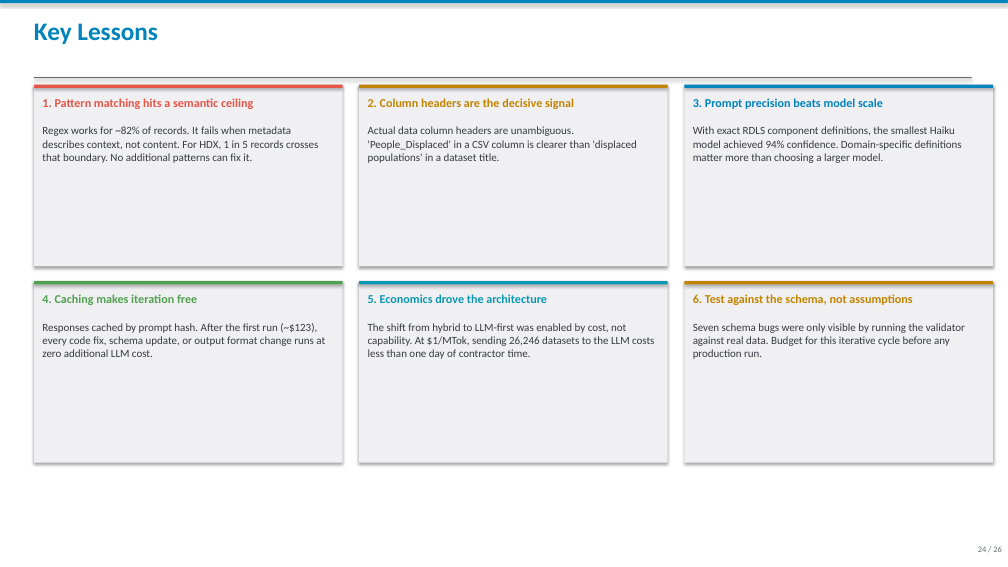
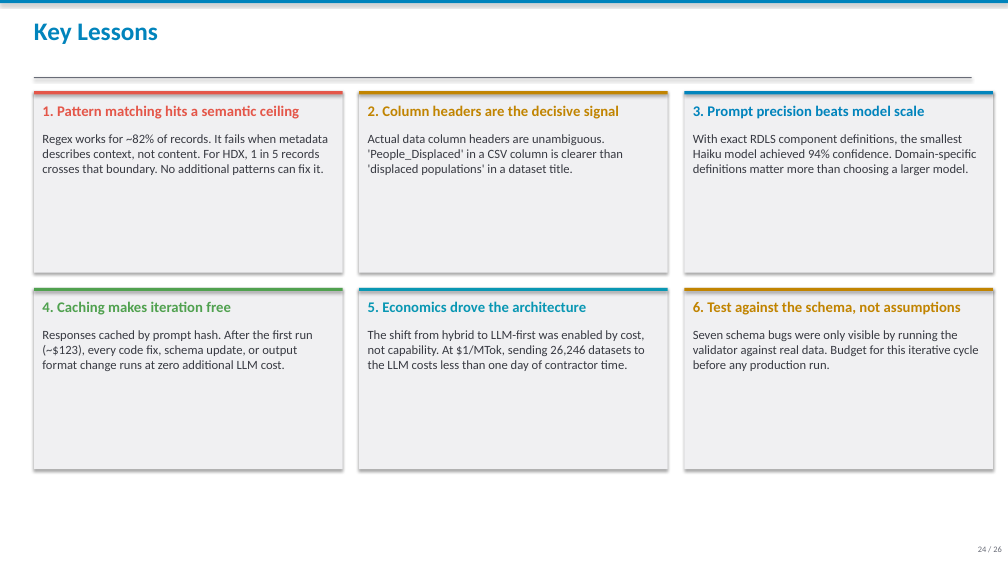
Before and after one commit to bennyistanto/to-rdls, a slide deck: slide 24 of docs/hdx2rdls_journey_20260512.pptx. Drawn at 1008x567 pixels with LibreOffice and Linux fonts; fonts in the diff are those of the drawing. Boxes give left, top, right and bottom in pixels: in the first picture for what was removed or moved away, otherwise in the second. Text is boxed around its words. In the diff, an @@ line names an element or a change of style, - is before the commit and + after.

```diff
--- a/docs/hdx2rdls_journey_20260512.pptx
+++ b/docs/hdx2rdls_journey_20260512.pptx
@@ text "1. Pattern matching hits a ...": place and size @@
-text "1. Pattern matching hits a ..." at bbox=[42, 98, 253, 109]
+text "1. Pattern matching hits a ..." at bbox=[42, 105, 299, 119]
@@ text "2. Column headers are the ...": place and size @@
-text "2. Column headers are the ..." at bbox=[368, 98, 574, 109]
+text "2. Column headers are the ..." at bbox=[368, 105, 619, 119]
@@ text "3. Prompt precision beats model ...": place and size @@
-text "3. Prompt precision beats model ..." at bbox=[693, 98, 883, 109]
+text "3. Prompt precision beats model ..." at bbox=[693, 105, 924, 119]
@@ text "Regex works for ~82% of ...": place and size @@
-text "Regex works for ~82% of ..." at bbox=[42, 126, 318, 163]
+text "Regex works for ~82% of ..." at bbox=[42, 134, 328, 175]
@@ text "Actual data column headers are ...": place and size @@
-text "Actual data column headers are ..." at bbox=[368, 126, 637, 163]
+text "Actual data column headers are ..." at bbox=[368, 134, 623, 175]
@@ text "With exact RDLS component definitions, ...": place and size @@
-text "With exact RDLS component definitions, ..." at bbox=[693, 126, 962, 163]
+text "With exact RDLS component definitions, ..." at bbox=[693, 134, 977, 175]
@@ text "4. Caching makes iteration free": place and size @@
-text "4. Caching makes iteration free" at bbox=[42, 294, 197, 305]
+text "4. Caching makes iteration free" at bbox=[42, 301, 231, 315]
@@ text "5. Economics drove the architecture": place and size @@
-text "5. Economics drove the architecture" at bbox=[368, 294, 547, 303]
+text "5. Economics drove the architecture" at bbox=[368, 301, 586, 312]
@@ 12 rectangles: place and size @@
-12 rectangles at bbox=[34, 85, 993, 463]
+12 rectangles at bbox=[34, 91, 993, 470]
@@ size 11.5 to 14 pt in 6 elements at bbox=[42, 105, 299, 119], bbox=[368, 105, 619, 119], bbox=[693, 105, 924, 119], bbox=[42, 301, 231, 315], bbox=[368, 301, 586, 312], bbox=[693, 301, 961, 315] @@
@@ text "6. Test against the schema, ...": place and size @@
-text "6. Test against the schema, ..." at bbox=[693, 294, 912, 305]
+text "6. Test against the schema, ..." at bbox=[693, 301, 961, 315]
@@ size 10.5 to 12 pt in 6 elements at bbox=[42, 134, 328, 175], bbox=[368, 134, 623, 175], bbox=[693, 134, 977, 175], bbox=[42, 330, 313, 371], bbox=[368, 330, 645, 371], bbox=[693, 330, 978, 371] @@
```
Also in this commit, not shown: 25 other slides changed, 26 other files.
